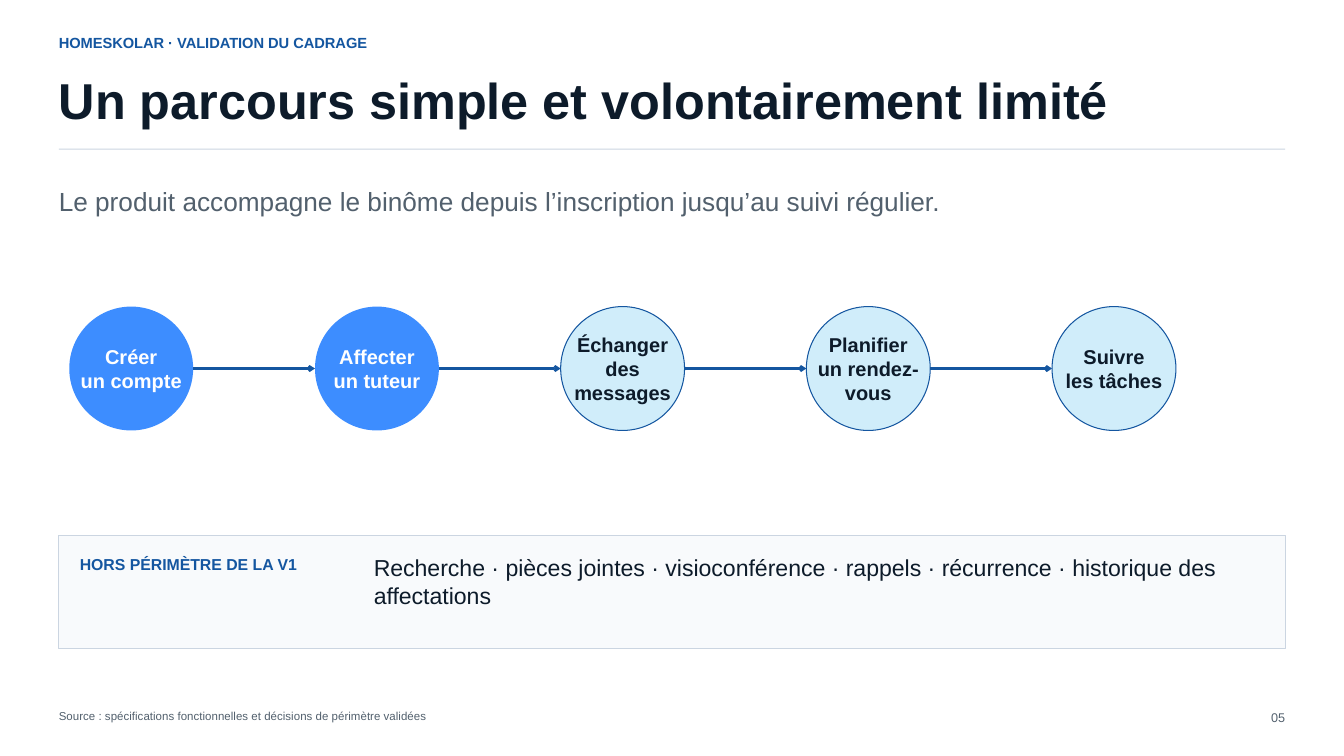
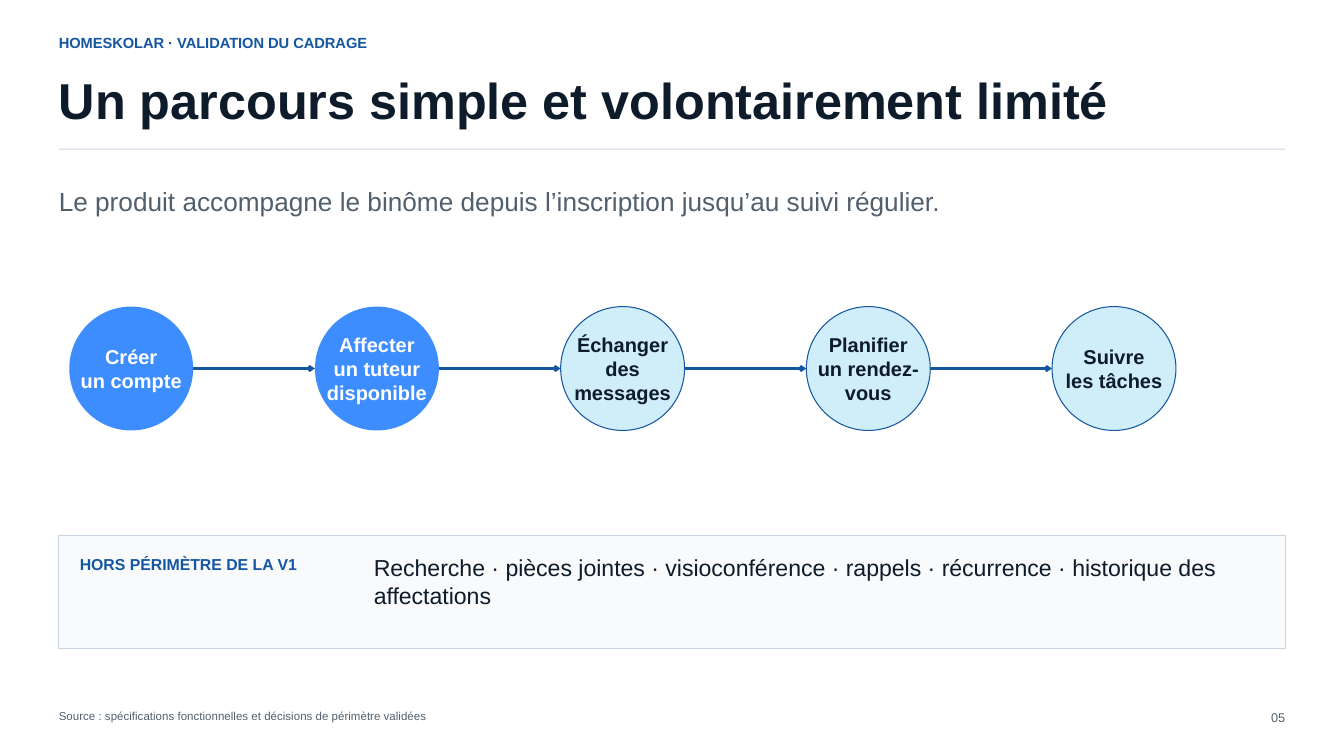
Before and after one commit to fabienhummel/OC-PY03, a slide deck: slide 5 of livrables/présentation/HomeSkolar_Presentation_Validation_Cadrage.pptx. Drawn at 1344x756 pixels with LibreOffice and Linux fonts; fonts in the diff are those of the drawing. Boxes give left, top, right and bottom in pixels: in the first picture for what was removed or moved away, otherwise in the second. Text is boxed around its words. In the diff, an @@ line names an element or a change of style, - is before the commit and + after.

```diff
--- a/livrables/présentation/HomeSkolar_Presentation_Validation_Cadrage.pptx
+++ b/livrables/présentation/HomeSkolar_Presentation_Validation_Cadrage.pptx
@@ text at (x1=327, y1=363, x2=427, y2=404): text changed @@
-un tuteur
+un tuteur disponible
```
Also in this commit, not shown: 5 other slides changed, 1 other file.
